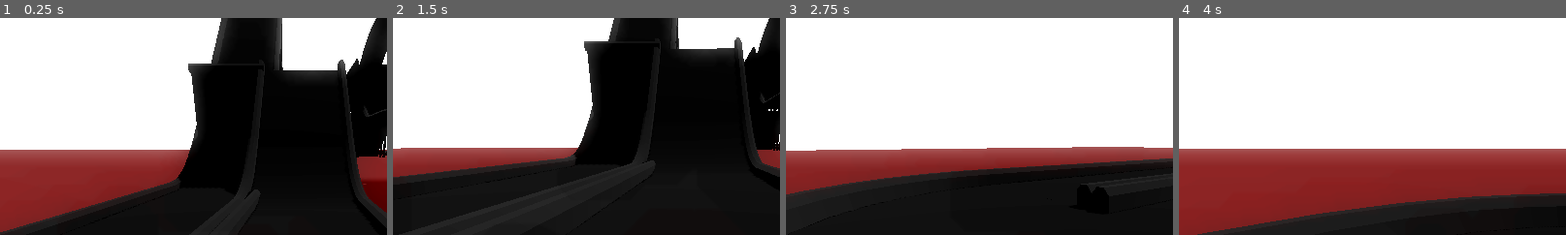
Above: before the commit, frames 1-4 (left to right).
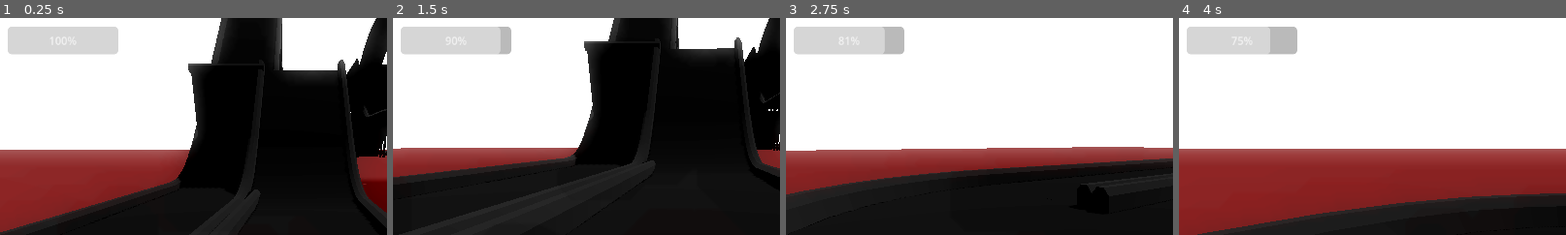
Above: after the commit, the same moments.

Repository: O-white1/TrackMasterz
Game: Godot game, scene res://world_1.tscn
The game is run twice, just before and just after one commit, with the same random seed, the same clock (stepped at 60 frames per second) and the same inputs. The project has no main scene, so this scene is started directly.
Inputs:
- Up to frame 1 (0.25 s): no input
- Up to frame 2 (1.5 s): hold Right (ui_right) 0.53-1.28 s; hold Space (goatedWithTheSWAWS) 0.53-1.28 s; tap Enter at 1.25 s; hold Down (ui_down) from 1.28 s (still down); tap Space (goatedWithTheSWAWS) at 1.35 s
- Up to frame 3 (2.75 s): release Down (ui_down) at 2.03 s; hold Right (ui_right) from 2.03 s (still down); hold Space (goatedWithTheSWAWS) from 2.03 s (still down)
- Up to frame 4 (4 s): release Right (ui_right) at 2.78 s; release Space (goatedWithTheSWAWS) at 2.78 s; hold Up (ui_up) 2.78-3.53 s; tap Space (goatedWithTheSWAWS) at 2.85 s; hold Left (ui_left) from 3.53 s (still down); hold Space (goatedWithTheSWAWS) from 3.53 s (still down)
The pictures show only the part of the screen within x 11-61%, y 0-50%; the shares and areas given below are measured in that part.

The runs differ from the first frame. In frame 1, 3.5% of the frame differs, in the area x 2-31%, y 4-17%; in frame 2, 3.5%; in frame 3, 3.5%; in frame 4, 3.5%.

Commit message:
Update

Diff:
--- a/Assets/car.gd
+++ b/Assets/car.gd
@@ -6,7 +6,11 @@
 var MAX_TORQUE = 350
 var HORSE_POWER = 350
 const Gravity = 9.8
-var timer = 10000
+var timer = 500
+var used = false
+
+func rounds(num, digit):
+	return round(num * pow(10.0, digit)) / pow(10.0, digit)
 
 func _ready():
 	Input.set_mouse_mode(Input.MOUSE_MODE_HIDDEN)
@@ -15,17 +19,26 @@
 	return accel*MAX_TORQUE*(1 - rpm / MAX_RPM)
 
 func _physics_process(delta):
-	if Input.is_action_pressed("goatedWithTheSWAWS") and timer > 0:
+
+	if Input.is_action_pressed("goatedWithTheSWAWS") and not used:
+		if timer == 0:
+			used = true
 		MAX_RPM = 400
 		MAX_TORQUE = 450
 		HORSE_POWER = 450
-		timer = 10000
+		if timer > 0:
+			timer -= 1
 	else:
 		MAX_RPM = 300
 		MAX_TORQUE = 350
 		HORSE_POWER = 350
-		if timer != 0:
-			timer -= 1
+		if timer == 500:
+			used = false
+		if timer < 500 and used:
+			timer += 1
+	if not used:
+		$ProgressBar.value = timer
+
 	Reset()
 	HardReset()
 	steering = lerp(steering, Input.get_axis("ui_right", "ui_left") * MAX_STEER, delta * 5)
@@ -44,7 +57,8 @@
 	$backRight.engine_force = calc_engine_force(accel, abs($backRight.get_rpm()))
 
 	var fwd_mps = abs((self.linear_velocity * self.transform.basis).z)
-	#$Label.text = "%d MPH" % (fwd_mps * 2.23694)
+	$Label.text = str(rounds(fwd_mps,2))
+
 
 	$centerMass.global_position = $centerMass.global_position.lerp(self.global_position, delta * 20.0)
 	$centerMass.transform = $centerMass.transform.interpolate_with(self.transform, delta * 5.0)
--- a/Assets/cars/car.tscn
+++ b/Assets/cars/car.tscn
@@ -6,6 +6,9 @@
 
 [sub_resource type="BoxShape3D" id="BoxShape3D_y6uk0"]
 size = Vector3(3.97774, 0.424744, 10.1442)
+
+[sub_resource type="LabelSettings" id="LabelSettings_m74cl"]
+font_size = 50
 
 [node name="Car" type="VehicleBody3D"]
 mass = 2000.0
@@ -70,3 +73,16 @@
 transform = Transform3D(1, 0, 0, 0, 1, 0, 0, 0, 1, 0.233643, 0, 0)
 use_collision = true
 size = Vector3(4.53271, 0.5, 10)
+
+[node name="Label" type="Label" parent="."]
+offset_right = 1169.0
+offset_bottom = 627.0
+text = "Test"
+label_settings = SubResource("LabelSettings_m74cl")
+
+[node name="ProgressBar" type="ProgressBar" parent="."]
+offset_left = 140.0
+offset_top = 13.0
+offset_right = 304.0
+offset_bottom = 54.0
+max_value = 500.0
--- /dev/null
+++ b/Test_World.tscn
@@ -0,0 +1,19 @@
+[gd_scene load_steps=4 format=3 uid="uid://b6eux01rtph5o"]
+
+[ext_resource type="PackedScene" uid="uid://bnto3syd2ib2w" path="res://Assets/cars/car.tscn" id="1_1y3rf"]
+
+[sub_resource type="NoiseTexture2D" id="NoiseTexture2D_vkta4"]
+
+[sub_resource type="StandardMaterial3D" id="StandardMaterial3D_rnfcg"]
+albedo_color = Color(0.317122, 0.374891, 0.815232, 1)
+albedo_texture = SubResource("NoiseTexture2D_vkta4")
+
+[node name="Node3D" type="Node3D"]
+
+[node name="CSGBox3D" type="CSGBox3D" parent="."]
+transform = Transform3D(1000, 0, 0, 0, 1, 0, 0, 0, 1000, 0, 0, 0)
+use_collision = true
+material = SubResource("StandardMaterial3D_rnfcg")
+
+[node name="Car" parent="." instance=ExtResource("1_1y3rf")]
+transform = Transform3D(1, 0, 0, 0, 1, 0, 0, 0, 1, 2.11149, 1.6375, 2.35375)
--- a/world_1.tscn
+++ b/world_1.tscn
@@ -61,9 +61,4 @@
 transform = Transform3D(-1.31134e-07, 0, 3, 0, 3, 0, -3, 0, -1.31134e-07, -5.10329, 18.573, -45.7046)
 next_level = "world_2"
 
-[node name="Label" type="Label" parent="."]
-offset_right = 1154.0
-offset_bottom = 642.0
-text = "Speed: "
-
 [connection signal="tree_entered" from="Car" to="Car" method="_on_tree_entered"]
Not shown: 1 places in Assets/cars/car.tscn that only renumber resources
